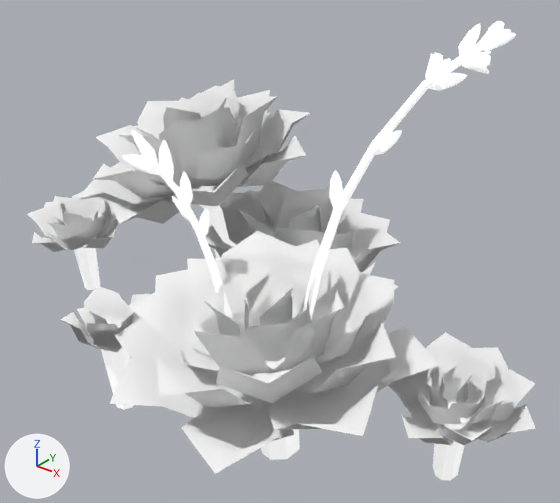
A saved change to the glTF model public/siege/scifi/desert_SM_Env_Succulent_01_Alt_01.gltf.
Camera for both pictures: a camera (50 mm lens) standing at (1.031, -1.116, 0.903) and looking at (0.106, 0.04, 0.187). The axes (+X, +Y, +Z) are drawn at lower left. The lights are the same throughout. The picture after the commit comes second. Objects named as collision shapes, trigger or cutter boxes, shadow casters or lower levels of detail are left out. Where no turn or scale is listed for an object, it has been applied to the vertices.

In view in the first picture: 'SM_Env_Succulent_01_Alt_01_LOD0'.
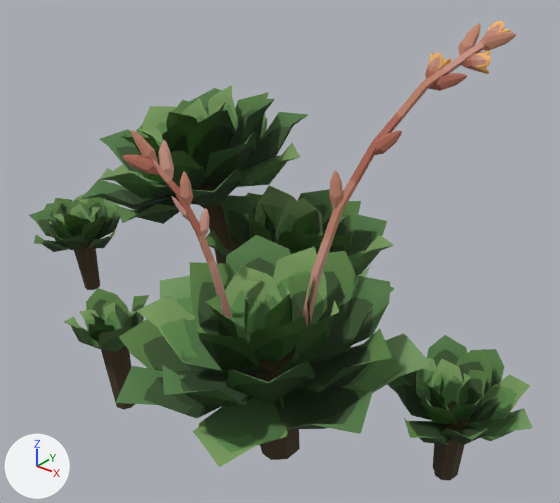
The change in detail:
Picture 'Succulent_Leaves_03_' (img_succulent_leaves_03) is new.
Picture 'PolygonNatureBiomesS2_AridDesert_Texture_01' (img_polygonnaturebiomess2_ariddesert_texture_01) is new.
In material 'MAT_01A1' (mat_mat_01a1), base_color is no longer (1.0, 1.0, 1.0), white #ffffff.
In material 'MAT_01A1' (mat_mat_01a1), texture is now set to img_polygonnaturebiomess2_ariddesert_texture_01.
In material 'MAT_01A1' (mat_mat_01a1), emission_strength is no longer 0.5.
In material 'SucculentLeaves_MAT03' (mat_succulentleaves_mat03), base_color is no longer (1.0, 1.0, 1.0), white #ffffff.
In material 'SucculentLeaves_MAT03' (mat_succulentleaves_mat03), texture is now set to img_succulent_leaves_03, with its transparency.

What differs and where, as boxes (x1, y1, x2, y2) in the pictures (560 x 503 px):
'SM_Env_Succulent_01_Alt_01_LOD0', surface changed (white to green)
    both: (29, 21, 532, 480)
